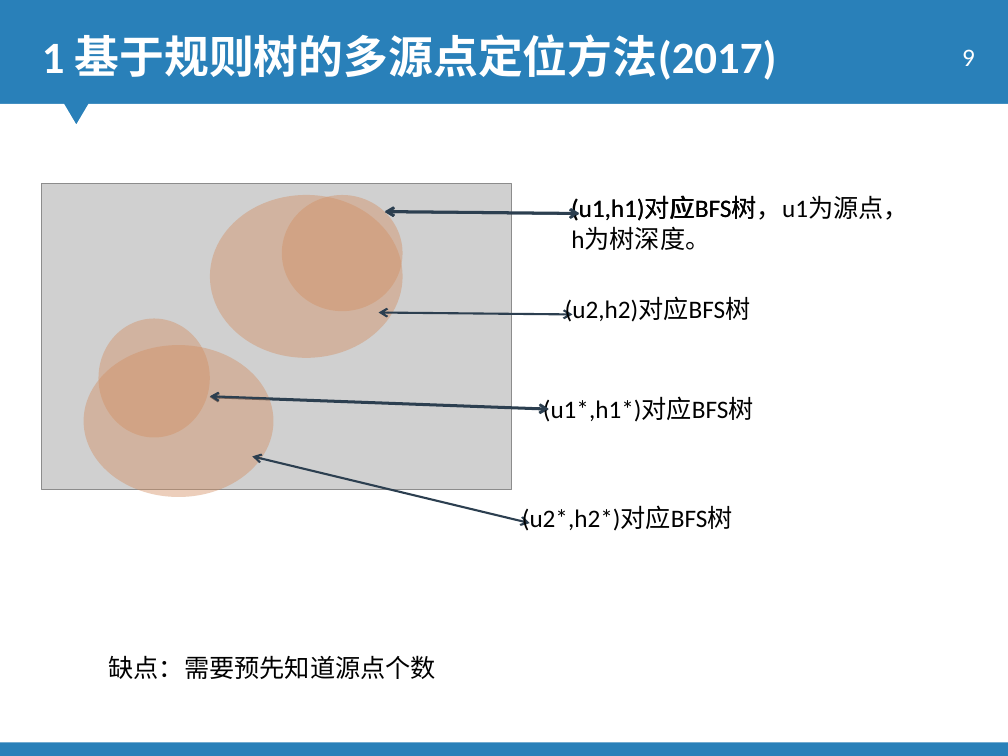
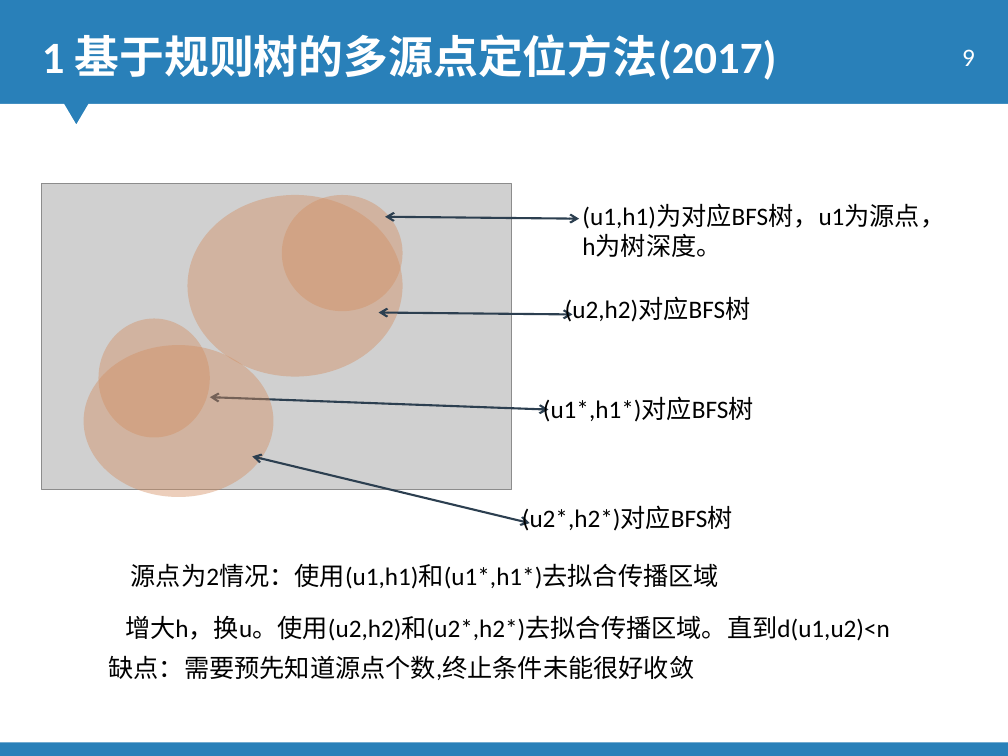
Before and after one commit to 15779235038/mypaper, a slide deck: slide 9 of jarden_center/main_code/single-multiple-source/baseon_setCover/鲍志强.pptx. Drawn at 1008x756 pixels with LibreOffice and Linux fonts; fonts in the diff are those of the drawing; grey boxes stand for pictures; background and template pictures are left out. Boxes give left, top, right and bottom in pixels: in the first picture for what was removed or moved away, otherwise in the second. Text is boxed around its words. In the diff, an @@ line names an element or a change of style, - is before the commit and + after.

```diff
--- a/jarden_center/main_code/single-multiple-source/baseon_setCover/鲍志强.pptx
+++ b/jarden_center/main_code/single-multiple-source/baseon_setCover/鲍志强.pptx
@@ ellipse: place and size @@
-ellipse at (210, 195, 402, 358)
+ellipse at (187, 195, 402, 376)
@@ text removed at (571, 197, 757, 221) @@
-(u1,h1)对应BFS树
@@ text at (582, 204, 945, 257): text changed @@
-(u1,h1)对应BFS树，u1为源点，h为树深度。
+(u1,h1)为对应BFS树，u1为源点，h为树深度。
@@ double arrow moved from (385, 212) - (580, 214) to (385, 217) - (580, 219) @@
@@ double arrow removed from (385, 212) to (579, 214) @@
@@ double arrow removed from (385, 211) to (580, 213) @@
@@ double arrow removed from (210, 396) to (548, 408) @@
@@ text added at (131, 563, 719, 589), 18 pt, text #000000 @@
+源点为2情况：使用(u1,h1)和(u1*,h1*)去拟合传播区域
@@ text added at (125, 615, 890, 641), 18 pt, text #000000 @@
+增大h，换u。使用(u2,h2)和(u2*,h2*)去拟合传播区域。直到d(u1,u2)<n
@@ text at (108, 655, 694, 680): text changed @@
-缺点：需要预先知道源点个数
+缺点：需要预先知道源点个数,终止条件未能很好收敛
```
Also in this commit, not shown: 3 other slides changed, 1 slide added, 1 slide removed, 6 other files.
